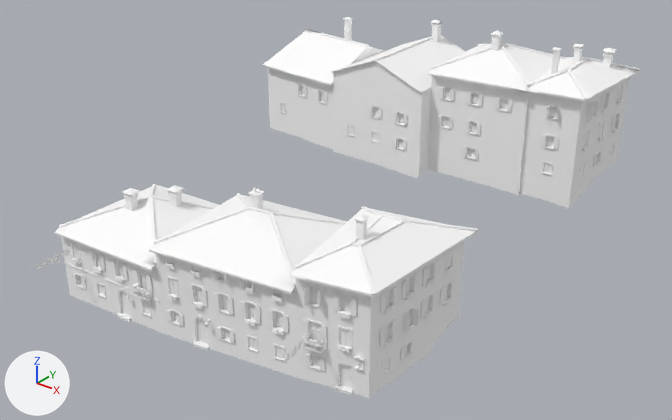
Renders of the glTF model games/yorimichi/assets/belmonte/meshes/SM_BM_BT_blk_29.glb from each side of a commit.
Before and after are seen from a 50 mm camera at (55.0, -70.2, 47.8) aimed at (1.2, -3.1, 6.1). Lighting does not change. The marker at lower left points along +X, +Y and +Z. The picture after the commit comes second. Vertices at exactly the same position are counted once.

The older version as bpy lines, for what is in view:
```python
me_sm_bt_blk_29 = bpy.data.meshes.new('SM_BT_blk_29')
me_sm_bt_blk_29.from_pydata(...)  # 19054 vertices, 21983 faces; spans x -19.8..20.5, y -29.3..27.4, z -0.6..21.9
me_sm_bt_blk_29.materials.append(mat_bm_000_m_stone_028)
me_sm_bt_blk_29.materials.append(mat_bm_001_m_ashlar_028)
me_sm_bt_blk_29.materials.append(mat_bm_002_m_roof_007)
me_sm_bt_blk_29.materials.append(mat_bm_003_m_wood_007)
me_sm_bt_blk_29.materials.append(mat_bm_004_m_vcol_002)
me_sm_bt_blk_29.materials.append(mat_bm_005_m_rubble_013)
me_sm_bt_blk_29.materials.append(mat_bm_006_m_iron_013)
me_sm_bt_blk_29.materials.append(mat_bm_007_m_glass_dark_002)
me_sm_bt_blk_29.materials.append(mat_bm_008_m_window_lit_002)
ob_sm_bm_bt_blk_29 = bpy.data.objects.new('SM_BM_BT_blk_29', me_sm_bt_blk_29)
ob_sm_bm_bt_blk_29.location = (0.0, 0.0, 0.0)
```
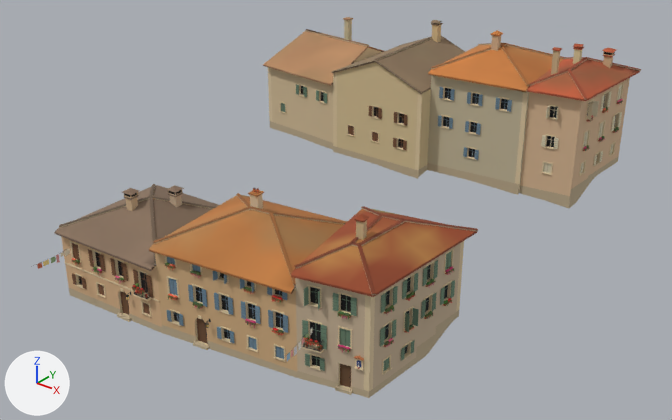
The edits, one by one:
me_sm_bt_blk_29 has 19054 vertices, 21983 faces and spans x -19.8..20.5, y -29.3..27.4, z -0.6..21.9.
me_sm_bt_blk_29 is used by ob_sm_bm_bt_blk_29; location (0.0, 0.0, 0.0).
me_sm_bt_blk_29 part 1: 21983 faces centred in x -19.8..20.4, y -29.3..27.4, z -0.5..21.7 are repainted in the vertex colours; the middle colour goes from white #ffffff to beige #c4ab8c.

Changed parts and their boxes [x1, y1, x2, y2] in the pictures (672 x 420 px):
part 1 of me_sm_bt_blk_29, recoloured (white to beige): [37, 17, 641, 398] in both
